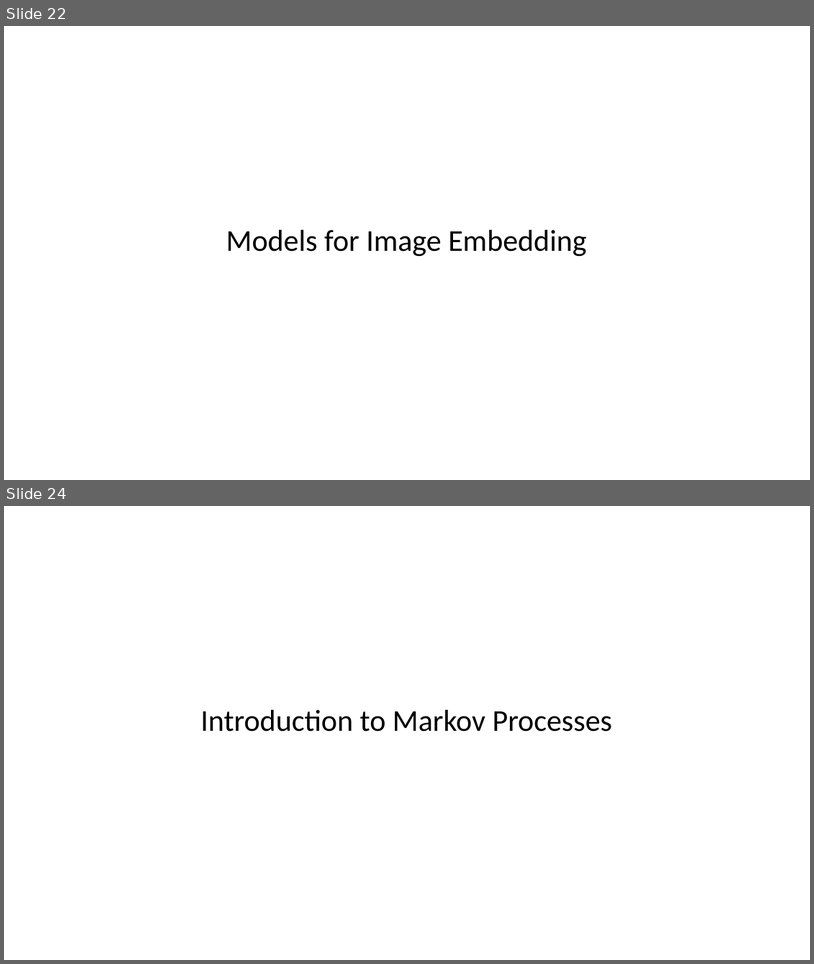
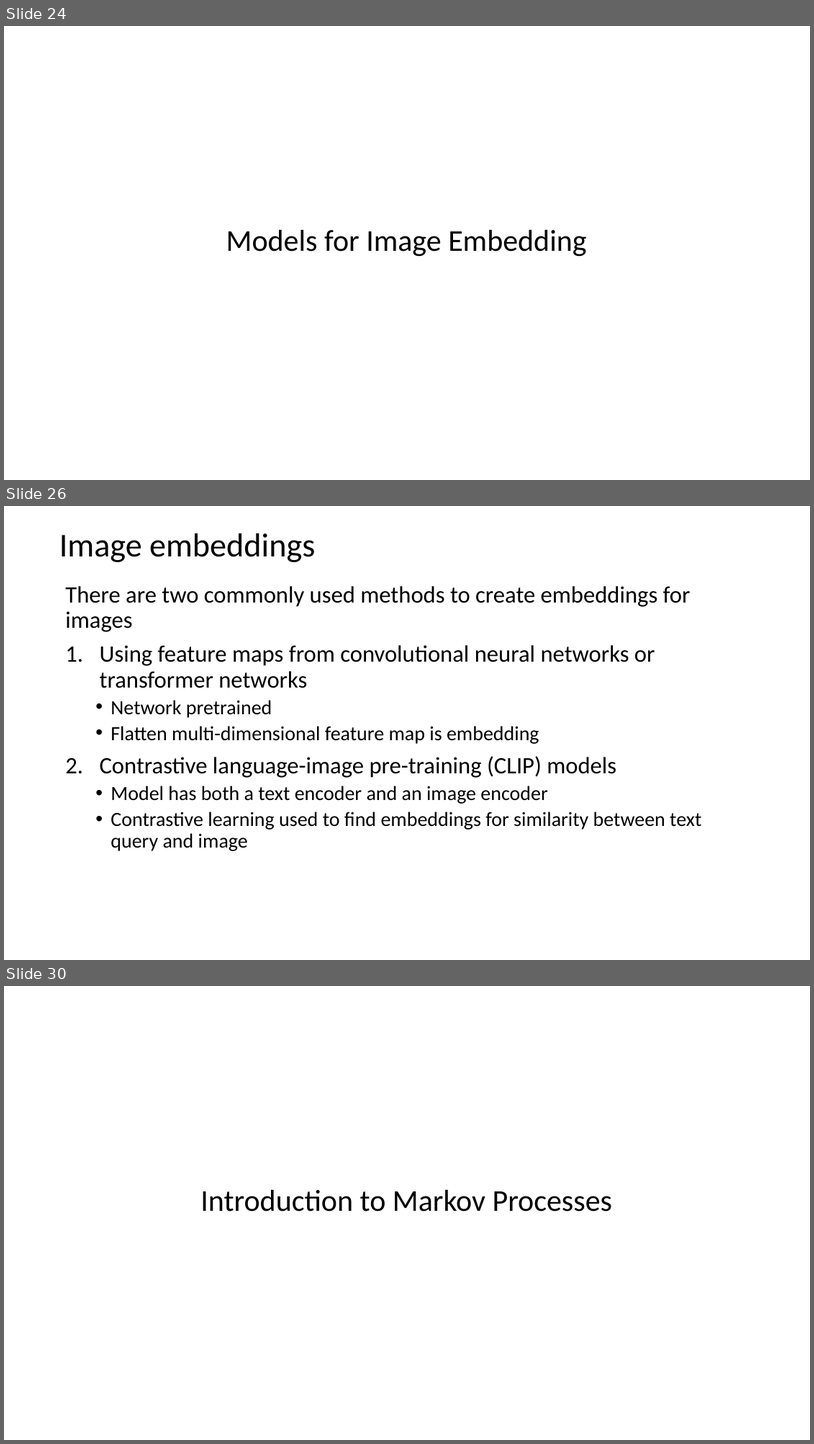
Before and after one commit to harelgabainew/school1, a slide deck: slides/7_DocumentWebSearching.pptx. Shown one above the other, each under a label of ours: slides 22 and 24 before the commit, slides 24, 26 and 30 after it; the slides between them are not shown. The pictures are 814x964 and 814x1444 pixels, drawn with LibreOffice and Linux fonts; fonts in the diff are those of the drawing. Boxes give left, top, right and bottom in pixels: in the first picture for what was removed or moved away, otherwise in the second. Text is boxed around its words. In the diff, an @@ line names an element or a change of style, - is before the commit and + after.

Commit message:
Added embedding slides

```diff
--- a/slides/7_DocumentWebSearching.pptx
+++ b/slides/7_DocumentWebSearching.pptx
@@ slide 26 added at (4, 506, 810, 960), background #FFFFFF @@
@@ title added at (59, 533, 315, 562), 39.6 pt, text #000000 @@
+Image embeddings
@@ text added at (65, 586, 702, 851), 24 pt, text #000000 @@
+There are two commonly used methods to create embeddings for images
+1. Using feature maps from convolutional neural networks or transformer networks
+  • Network pretrained
+  • Flatten multi-dimensional feature map is embedding
+2. Contrastive language-image pre-training (CLIP) models
+  • Model has both a text encoder and an image encoder
+  • Contrastive learning used to find embeddings for similarity between text query and image
@@ what was slide 22 is now slide 24 @@
@@ what was slide 24 is now slide 30 @@
```
Also in this commit, not shown: 2 slides changed, 5 other slides added.
